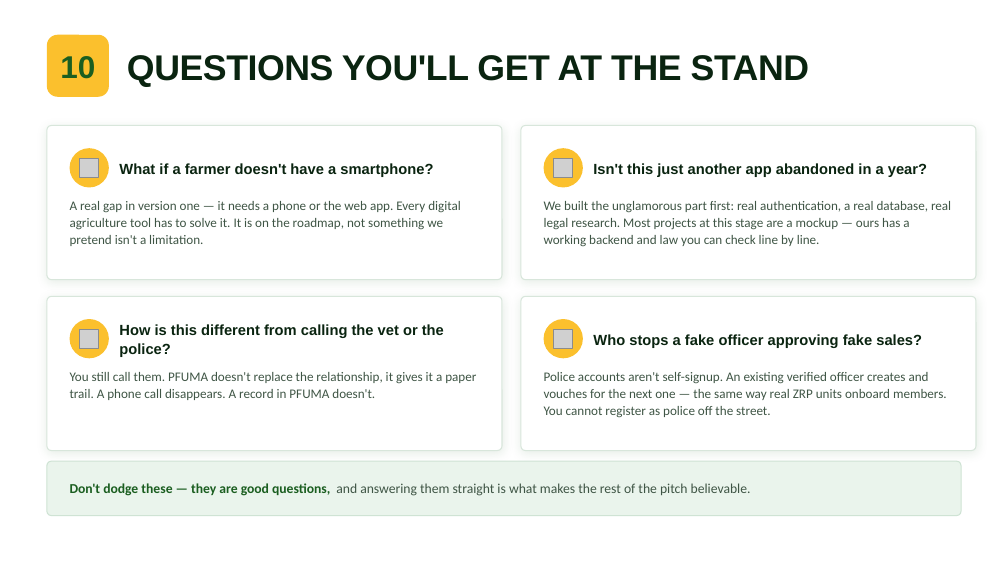
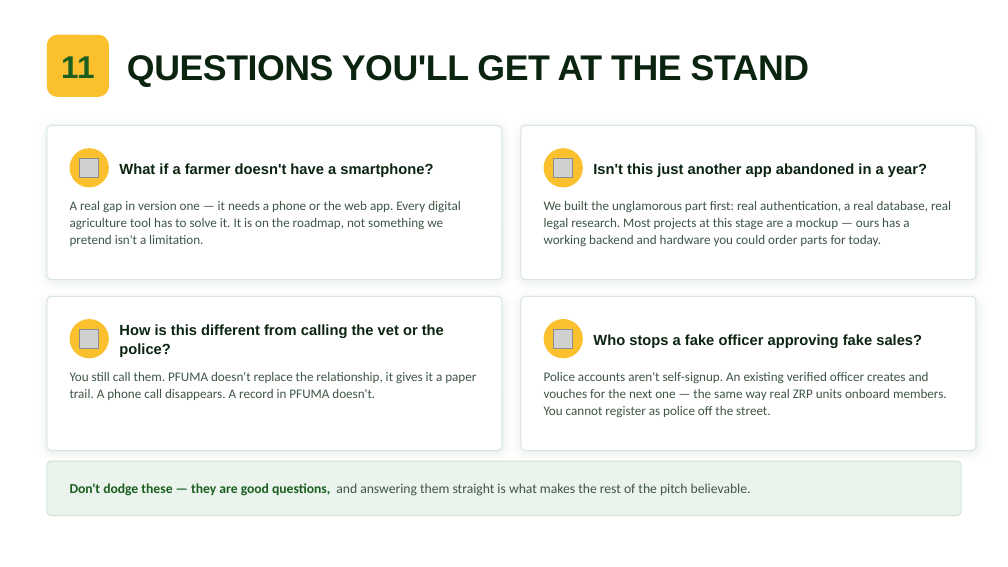
Before and after one commit to teamgriwd-del/PFUMA, a slide deck: slide 12 of PFUMA_ZAS2026_Deck.pptx (slide 11 before the commit). Drawn at 1008x567 pixels with LibreOffice and Linux fonts; fonts in the diff are those of the drawing; grey boxes stand for pictures; background and template pictures are left out. Boxes give left, top, right and bottom in pixels: in the first picture for what was removed or moved away, otherwise in the second. Text is boxed around its words. In the diff, an @@ line names an element or a change of style, - is before the commit and + after.

```diff
--- a/PFUMA_ZAS2026_Deck.pptx
+++ b/PFUMA_ZAS2026_Deck.pptx
@@ text at [61, 56, 94, 78]: text changed @@
-10
+11
@@ text at [544, 201, 951, 246]: text changed @@
-We built the unglamorous part first: real authentication, a real database, real legal research. Most projects at this stage are a mockup — ours has a working backend and law you can check line by line.
+We built the unglamorous part first: real authentication, a real database, real legal research. Most projects at this stage are a mockup — ours has a working backend and hardware you could order parts for today.
```
Also in this commit, not shown: 8 other slides changed, 1 slide added, 5 other files.
